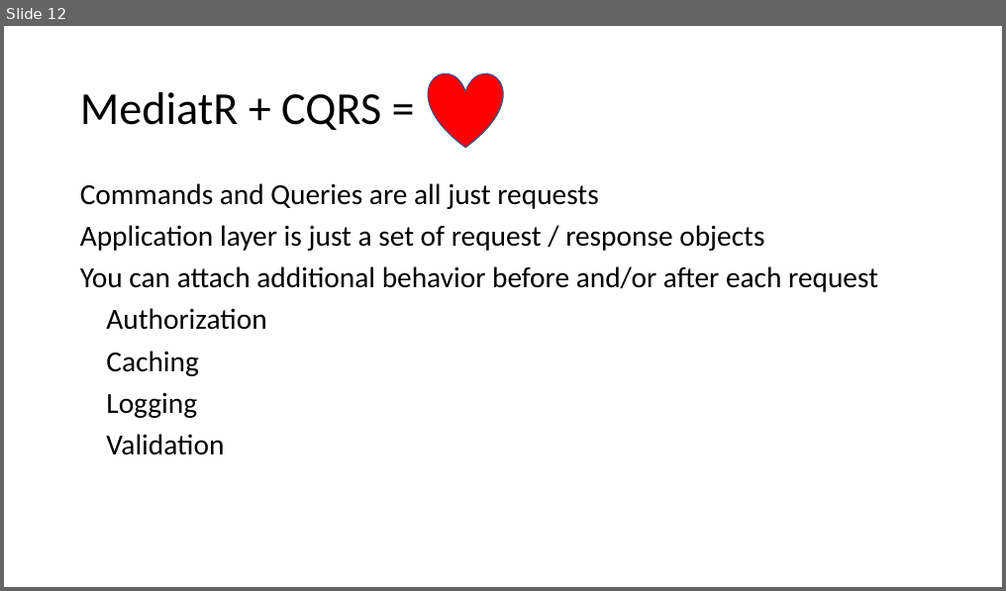
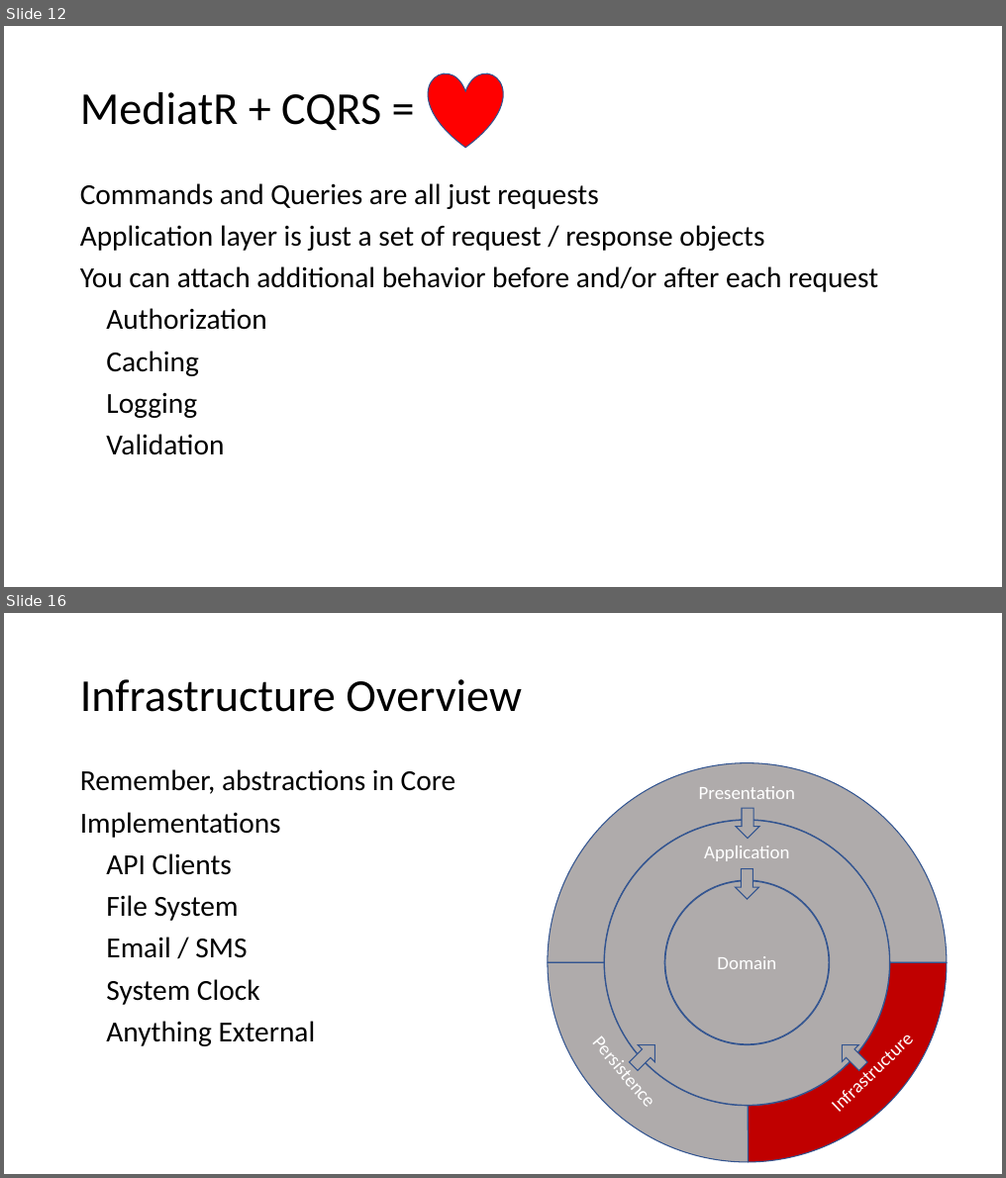
Before and after one commit to EnterpriseProductsLP/tag-tech-spikes, a slide deck: src/end-to-end-example/Presentation/Clean Architecture with .Net Core.pptx. Shown one above the other, each under a label of ours: slide 12 before the commit, slides 12 and 16 after it; the slides between them are not shown. The pictures are 1006x591 and 1006x1178 pixels, drawn with LibreOffice and Linux fonts; fonts in the diff are those of the drawing. Boxes give left, top, right and bottom in pixels: in the first picture for what was removed or moved away, otherwise in the second. Text is boxed around its words. In the diff, an @@ line names an element or a change of style, - is before the commit and + after.

```diff
--- a/src/end-to-end-example/Presentation/Clean Architecture with .Net Core.pptx
+++ b/src/end-to-end-example/Presentation/Clean Architecture with .Net Core.pptx
@@ slide 16 added at box(4, 613, 1002, 1174), background #FFFFFF @@
@@ title added at box(80, 679, 522, 712), 44 pt, text #000000 @@
+Infrastructure Overview
@@ text added at box(80, 769, 456, 1047), 28 pt, text #000000 @@
+Remember, abstractions in Core
+Implementations
+API Clients
+File System
+Email / SMS
+System Clock
+Anything External
@@ arch (boxed as its full ring) added at box(548, 763, 946, 1162), fill #AFABAB, outline #325491 1 pt @@
@@ arch (boxed as its full ring) added at box(548, 763, 946, 1162), fill #C00000, outline #325491 1 pt @@
@@ arch (boxed as its full ring) added at box(548, 763, 946, 1162), fill #AFABAB, outline #325491 1 pt @@
@@ text added at box(699, 786, 795, 799), 18 pt, text #FFFFFF @@
+Presentation
@@ donut added at box(604, 820, 890, 1106), fill #AFABAB, outline #325491 1 pt @@
@@ right arrow added at box(736, 808, 759, 839), fill #AFABAB, outline #325491 1 pt @@
@@ text added at box(704, 846, 790, 861), 18 pt, text #FFFFFF @@
+Application
@@ right arrow added at box(735, 869, 758, 899), fill #AFABAB, outline #325491 1 pt @@
@@ ellipse added at box(665, 881, 829, 1045), fill #AFABAB, outline #325491 1 pt, 18 pt, text #FFFFFF @@
+Domain
@@ text added at box(581, 1023, 669, 1121), 18 pt, text #FFFFFF @@
+Persistence
@@ text added at box(818, 1019, 925, 1125), 18 pt, text #FFFFFF @@
+Infrastructure
@@ right arrow added at box(625, 1037, 663, 1075), fill #AFABAB, outline #325491 1 pt @@
@@ right arrow added at box(834, 1037, 872, 1075), fill #AFABAB, outline #325491 1 pt @@
```
Also in this commit, not shown: 3 slides changed, 2 other slides added, 20 other files.
